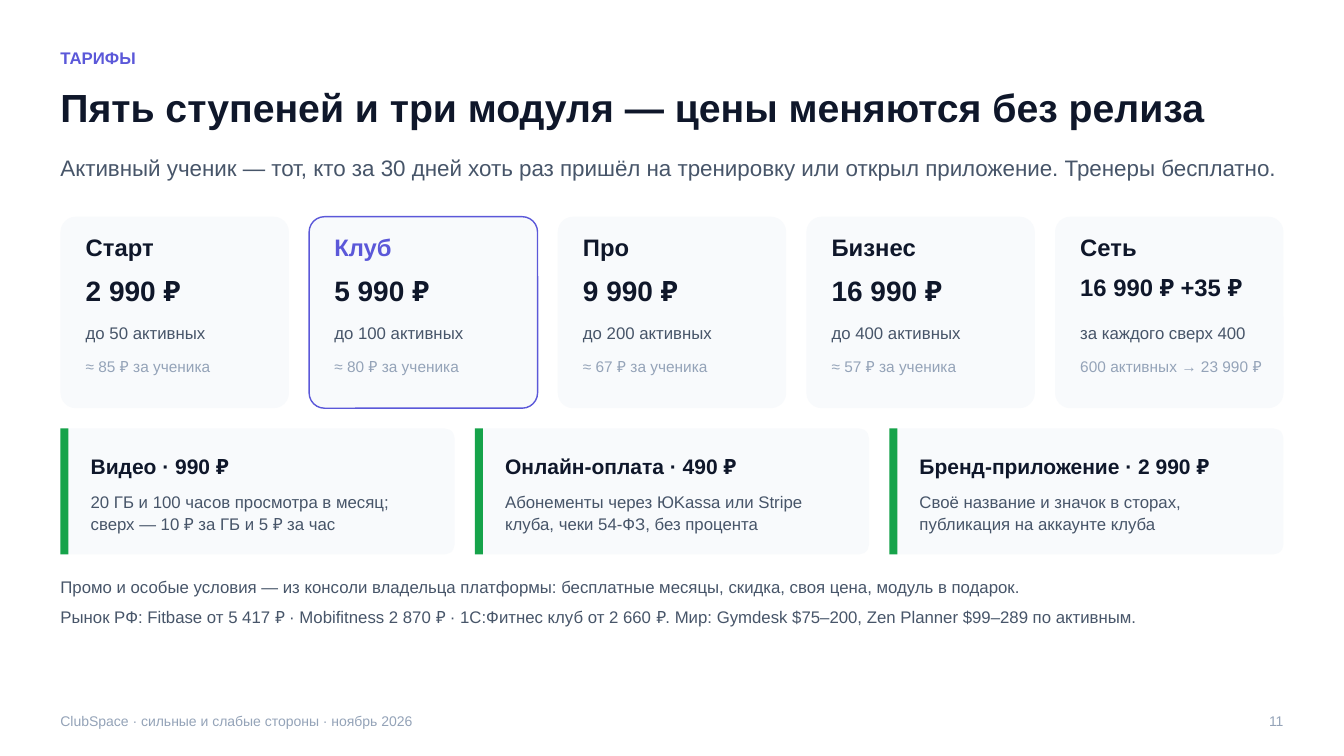
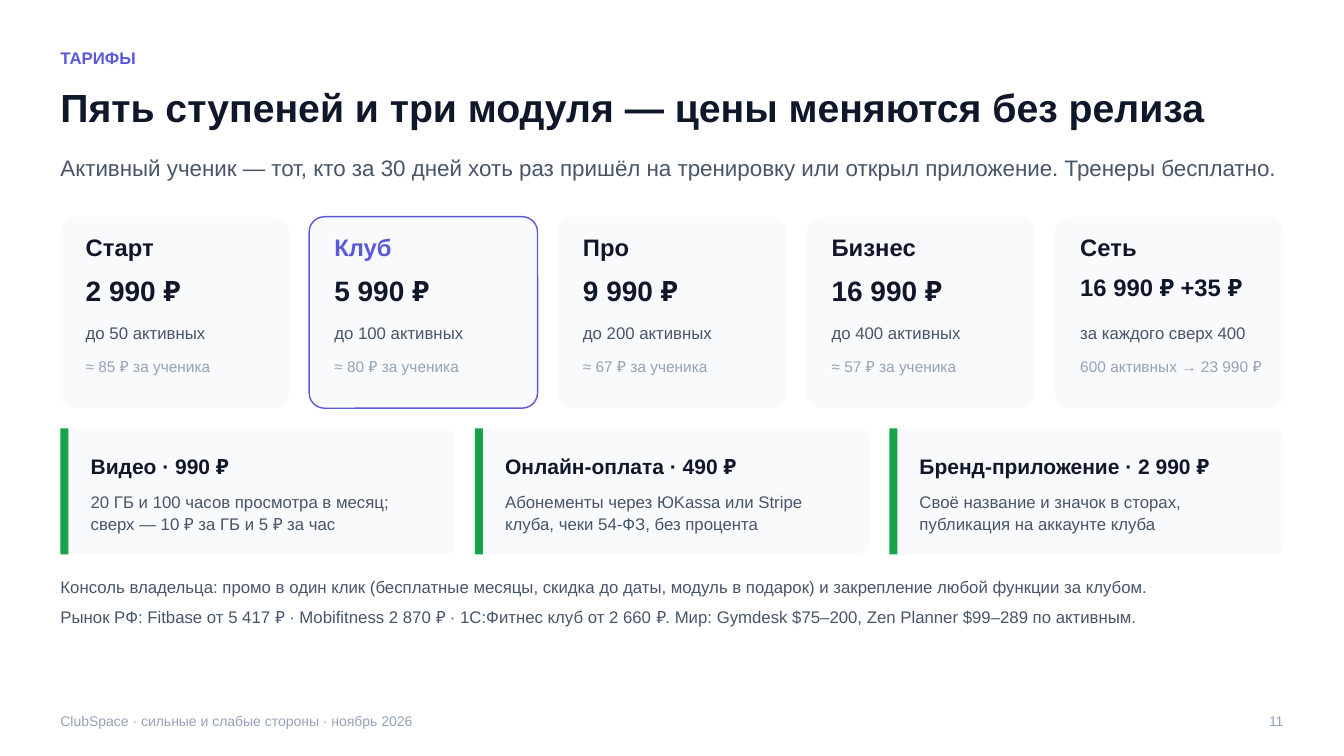
Before and after one commit to ilyakislenko/clubspace, a slide deck: slide 12 of docs/strategy/ClubSpace-strengths-weaknesses.pptx. Drawn at 1344x756 pixels with LibreOffice and Linux fonts; fonts in the diff are those of the drawing. Boxes give left, top, right and bottom in pixels: in the first picture for what was removed or moved away, otherwise in the second. Text is boxed around its words. In the diff, an @@ line names an element or a change of style, - is before the commit and + after.

```diff
--- a/docs/strategy/ClubSpace-strengths-weaknesses.pptx
+++ b/docs/strategy/ClubSpace-strengths-weaknesses.pptx
@@ text at box(60, 580, 1147, 597): text changed @@
-Промо и особые условия — из консоли владельца платформы: бесплатные месяцы, скидка, своя цена, модуль в подарок.
+Консоль владельца: промо в один клик (бесплатные месяцы, скидка до даты, модуль в подарок) и закрепление любой функции за клубом.
```
Also in this commit, not shown: 9 other slides changed, 1 slide added, 3 other files.
